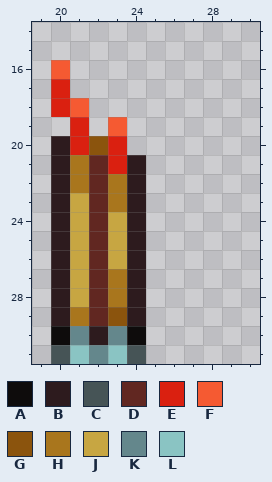
File history of a pixel-art sprite, Resources/Textures/_Ganimed/Structures/Power/Cables/mv_cable.rsi/mvcable_2.png. Above, as it was before the edit.
The file is 32x32 pixels. Shown: x 19..30, y 14..31.
Palette (. is transparent): A #0e0c0c  B #2d1b1e  C #465456  D #612721  E #da2010  F #f55a32  G #8b540d  H #a9761d  J #c7a642  K #64878c  L #8ac4c3
Pixels before, first column x 20:
16 F....
17 E....
18 EF...
19 .E.F.
20 BEGE.
21 BHDEB
22 BHDHB
23 BJDHB
24 BJDJB
25 BJDJB
26 BJDJB
27 BJDHB
28 BJDHB
29 BHDGB
30 AKBKA
31 CLKLC
The same view after the edit:
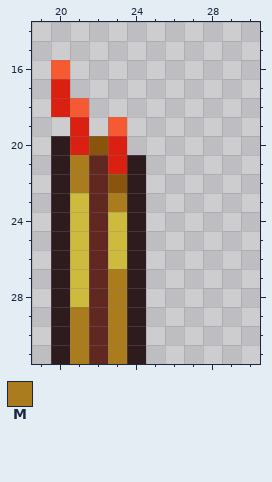
Colours new in this view: M #aa7c1e
The exact change:
colour J: #c7a642 -> #ccbb3d
Changed rows in their new state; - is a pixel that keeps its letter.
first column x 21:
21 M--
22 M-G
23 --M
first column x 20:
27 ---M-
28 ---M-
29 -M-M-
30 BMDMB
31 BMDMB
Where, in picture pixels (left, top, right, bottom), the same in both pictures:
changed: (51, 155, 146, 364)
